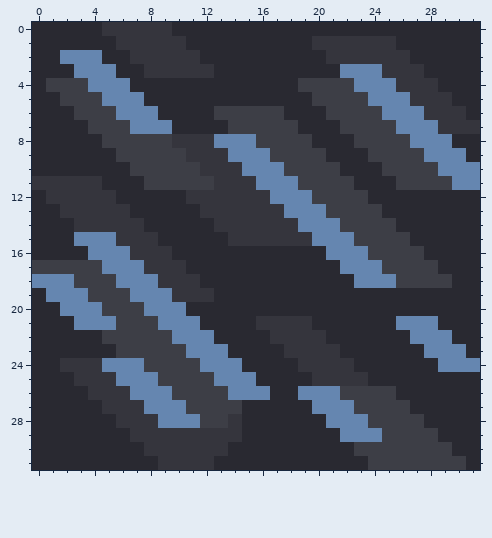
Two versions of one pixel-art sprite, main/assets-raw/sprites/blocks/fmonolith/environment/infused-sharpslate2.png. The first picture shows the starting point.
The file is 32x32 pixels.
After:
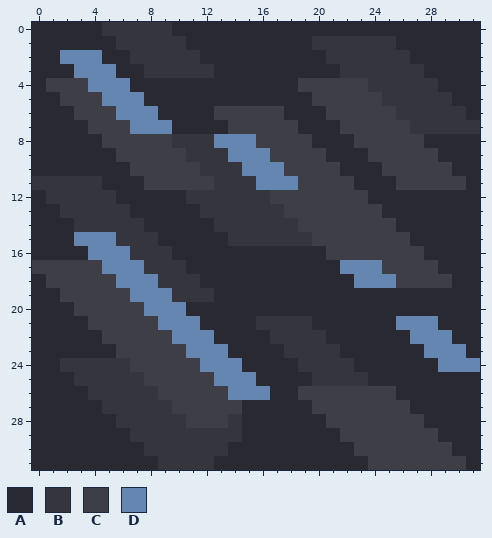
Palette (. is transparent): A #292931  B #35353d  C #3d3e46  D #6586b0
Changes in this commit:
@@ x 0..31 @@
  2 AADDDAABBBBBAAAAAAAAABBBBBBAAAAA
- 3 AAADDDAABBBBBAAAAAAAAADDDBBBAAAA
- 4 ACCCDDDAAAAAAAAAAAACCCCDDDBBBAAA
- 5 AACCCDDDAAAAAAAAAAAACCCCDDDBBBAA
- 6 AAACCCDDDAAAACCCCCAAACCCCDDDBBBA
- 7 AAAACCCDDDAAAACCCCCAAACCCCDDDBBB
- 8 AAAAACCCCCBBBDDDCCCCAAACCCCDDDAA
- 9 AAAAAACCCCCBBBDDDCCCCAAACCCCDDDA
-10 AAAAAAACCCCCBBBDDDCCCCAAACCCCDDD
-11 BBBBBAAACCCCCBBBDDDCCCCAAACCCCDD
-12 ABBBBBAAAAABBBBBBDDDCCCCAAAAAAAA
-13 AABBBBBAAAAABBBBBBDDDCCCCAAAAAAA
-14 AAABBBBBAAAAABBBBBBDDDCCCCAAAAAA
-15 AAADDDBBBAAAAABBBBBBDDDCCCCAAAAA
-16 AAAADDDBBBAAAAAAAAAAADDDCCCCAAAA
+ 3 AAADDDAABBBBBAAAAAAAAABBBBBBAAAA
+ 4 ACCCDDDAAAAAAAAAAAACCCCCBBBBBAAA
+ 5 AACCCDDDAAAAAAAAAAAACCCCCBBBBBAA
+ 6 AAACCCDDDAAAACCCCCAAACCCCCBBBBBA
+ 7 AAAACCCDDDAAAACCCCCAAACCCCCBBBBB
+ 8 AAAAACCCCCBBBDDDCCCCAAACCCCCAAAA
+ 9 AAAAAACCCCCBBBDDDCCCCAAACCCCCAAA
+10 AAAAAAACCCCCBBBDDDCCCCAAACCCCCAA
+11 BBBBBAAACCCCCBBBDDDCCCCAAACCCCCA
+12 ABBBBBAAAAABBBBBBCCCCCCCAAAAAAAA
+13 AABBBBBAAAAABBBBBBCCCCCCCAAAAAAA
+14 AAABBBBBAAAAABBBBBBCCCCCCCAAAAAA
+15 AAADDDBBBAAAAABBBBBBCCCCCCCAAAAA
+16 AAAADDDBBBAAAAAAAAAAACCCCCCCAAAA
 17 CCCCCDDDBBBAAAAAAAAAAADDDCCCCAAA
-18 DDDCCCDDDBBBAAAAAAAAAAADDDCCCCAA
-19 ADDDCCCDDDBBBAAAAAAAAAAAAAAAAAAA
-20 AADDDCCCDDDAAAAAAAAAAAAAAAAAAAAA
-21 AAADDDCCCDDDAAAABBBBAAAAAADDDAAA
+18 ACCCCCDDDBBBAAAAAAAAAAADDDCCCCAA
+19 AACCCCCDDDBBBAAAAAAAAAAAAAAAAAAA
+20 AAACCCCCDDDAAAAAAAAAAAAAAAAAAAAA
+21 AAAACCCCCDDDAAAABBBBAAAAAADDDAAA
 22 AAAAACCCCCDDDAAAABBBBAAAAAADDDAA
 23 AAAAAACCCCCDDDAAAABBBBAAAAAADDDA
-24 AABBBDDDCCCCDDDAAAABBBBAAAAAADDD
-25 AAABBBDDDCCCCDDDAAAABBBBAAAAAAAA
-26 AAAABBBDDDCCCCDDDAADDDCCCCAAAAAA
-27 AAAAABBBDDDCCCCAAAAADDDCCCCAAAAA
-28 AAAAAABBBDDDCCBAAAAAADDDCCCCAAAA
-29 AAAAAAABBBBBBBBAAAAAAADDDCCCCAAA
+24 AABBBBBCCCCCDDDAAAABBBBAAAAAADDD
+25 AAABBBBBCCCCCDDDAAAABBBBAAAAAAAA
+26 AAAABBBBBCCCCCDDDAACCCCCCCAAAAAA
+27 AAAAABBBBBCCCCCAAAAACCCCCCCAAAAA
+28 AAAAAABBBBBCCCBAAAAAACCCCCCCAAAA
+29 AAAAAAABBBBBBBBAAAAAAACCCCCCCAAA
 30 AAAAAAAABBBBBBAAAAAAAAACCCCCCCAA
